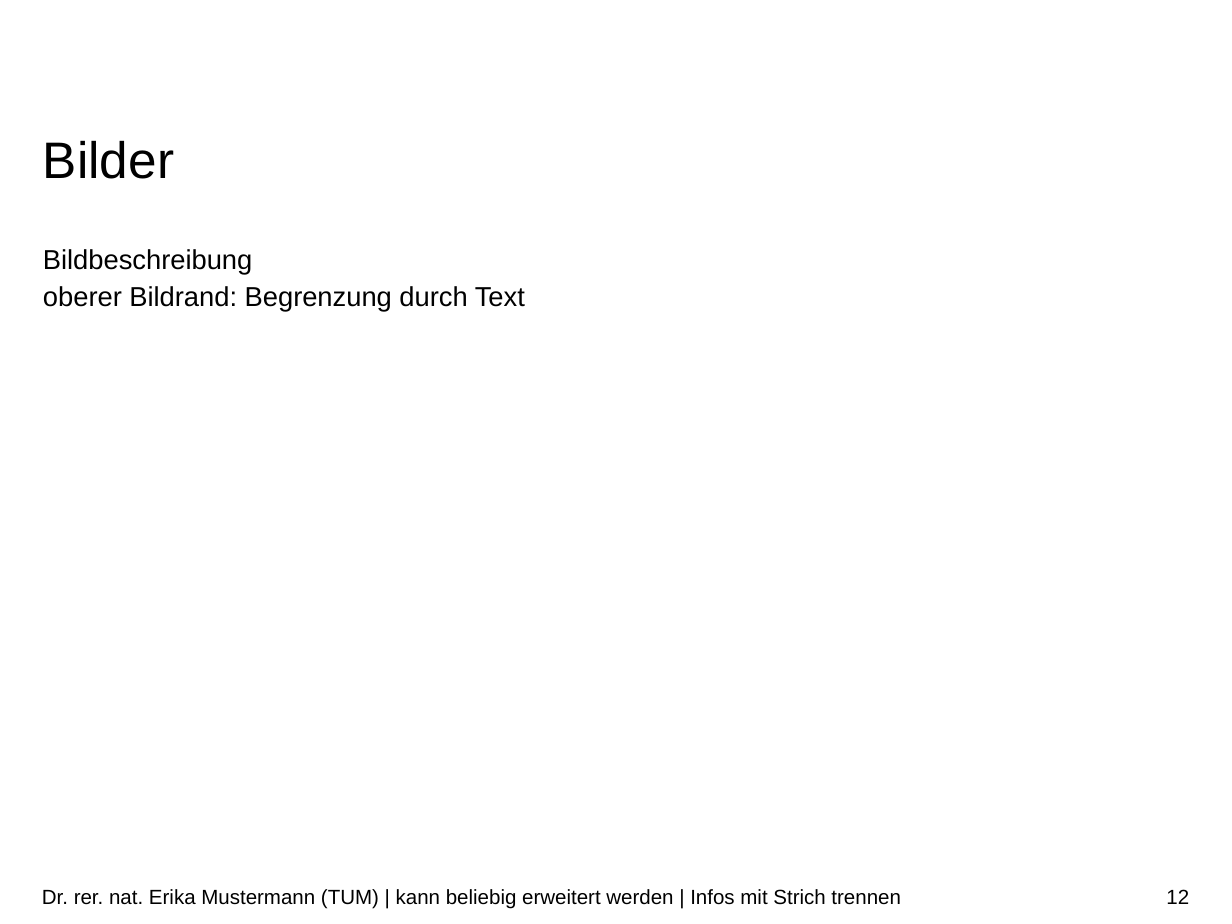
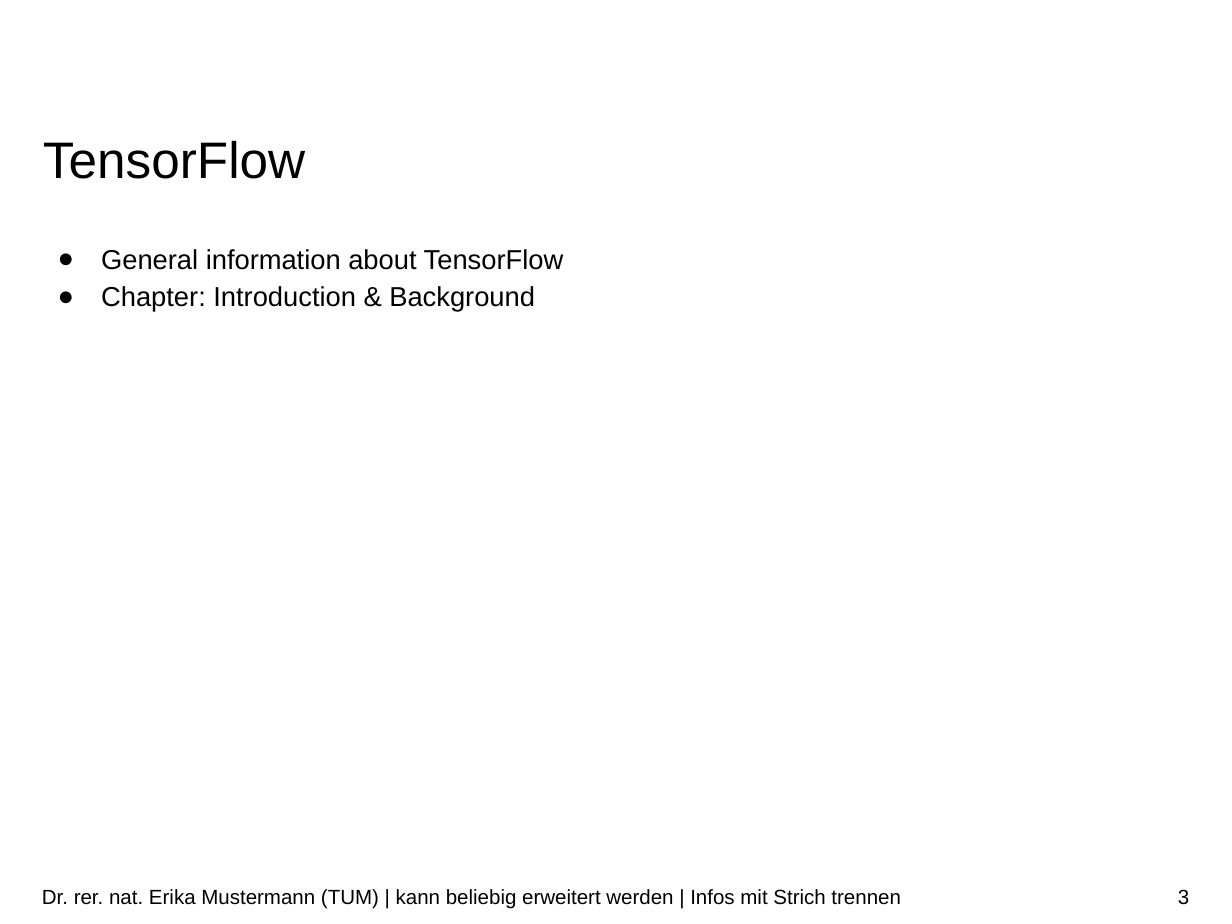
Before and after one commit to ekm01/EPHPC, a slide deck: slide 3 of Presentation/EPHPC_Presentation.odp (slide 12 before the commit). Drawn at 1232x924 pixels with LibreOffice and Linux fonts; fonts in the diff are those of the drawing; background and template pictures are left out. Boxes give left, top, right and bottom in pixels: in the first picture for what was removed or moved away, otherwise in the second. Text is boxed around its words. In the diff, an @@ line names an element or a change of style, - is before the commit and + after.

```diff
--- a/Presentation/EPHPC_Presentation.odp
+++ b/Presentation/EPHPC_Presentation.odp
@@ title at [43, 140, 305, 179]: text changed @@
-Bilder
+TensorFlow
@@ text removed at [43, 249, 525, 312] @@
-Bildbeschreibung
-oberer Bildrand: Begrenzung durch Text
@@ text added at [101, 249, 564, 312], 16 pt, text #000000 @@
+● General information about TensorFlow
+● Chapter: Introduction & Background
@@ page number at [1178, 889, 1189, 905]: text changed @@
-12
+3
```
Also in this commit, not shown: 6 other slides changed, 12 slides removed, 1 other file.
